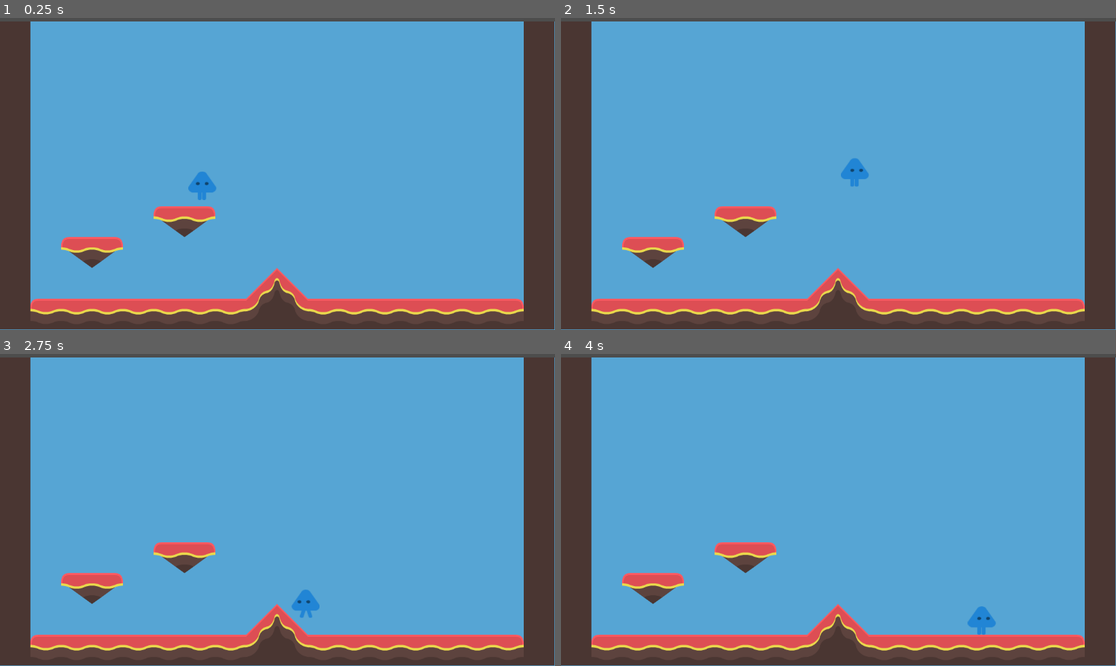
Above: before the commit, frames 1-4 (two rows, left to right).
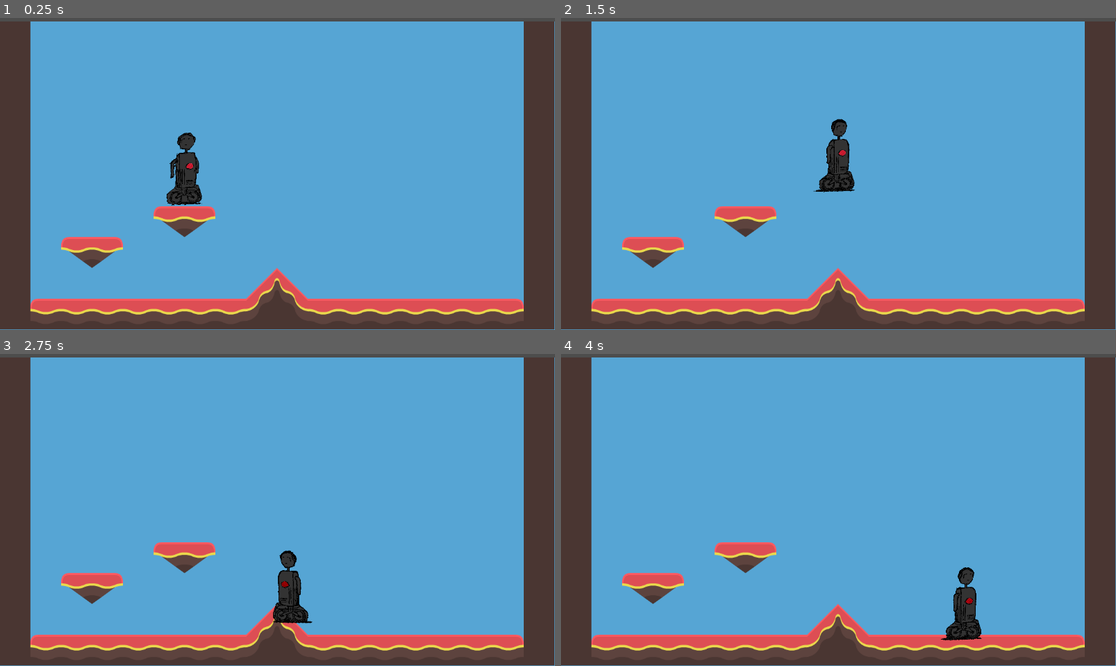
Above: after the commit, the same moments.

Repository: legendarysandbird/3mc-game
Game: Godot game, scene res://scenes/temp_level.tscn
Same seed, same stepped clock (60 frames per second), same inputs: the game is played once before the commit and once after it.
Inputs:
- Up to frame 1 (0.25 s): no input
- Up to frame 2 (1.5 s): tap Enter at 0.5 s; hold D (player_right) from 0.53 s (still down); tap Space (player_jump) at 0.77 s
- Up to frame 3 (2.75 s): tap Space (player_jump) at 1.52 s; release D (player_right) at 2.03 s; hold A (player_left) from 2.03 s (still down)
- Up to frame 4 (4 s): release A (player_left) at 2.78 s; hold D (player_right) from 2.78 s (still down); tap Space (player_jump) at 3.02, 3.77 s

The runs differ from the first frame. In frame 1, 1.1% of the frame differs, in the area x 29-39%, y 36-61%; in frame 2, 1.1%; in frame 3, 1.1%; in frame 4, 1.1%.

Commit message:
idle-LR-animations (#9)
* idle-LR-animations

Added frames for idle and LR movement animations

* hierarchy cleanliness

rearranges asset files for better organization

Diff:
--- a/scenes/player.tscn
+++ b/scenes/player.tscn
@@ -1,38 +1,67 @@
-[gd_scene load_steps=9 format=3 uid="uid://cj03ghl2j3ane"]
+[gd_scene load_steps=17 format=3 uid="uid://cj03ghl2j3ane"]
 
 [ext_resource type="Script" path="res://scripts/player.gd" id="1_au5g1"]
-[ext_resource type="Texture2D" uid="uid://s4uy7e1maepv" path="res://assets/player_temp/playerBlue_stand.png" id="2_need0"]
-[ext_resource type="Texture2D" uid="uid://ce8jv063t0sjd" path="res://assets/player_temp/playerBlue_walk3.png" id="5_vuurp"]
-[ext_resource type="Texture2D" uid="uid://0yb4vvk8ni0w" path="res://assets/player_temp/playerBlue_walk1.png" id="6_iirhg"]
+[ext_resource type="Texture2D" uid="uid://bxh0wbntv122n" path="res://assets/player_temp/idle/01-idle-1024.png" id="2_42ulj"]
+[ext_resource type="Texture2D" uid="uid://b3u0ghefpo3wn" path="res://assets/player_temp/idle/02-idle-1024.png" id="3_xurhf"]
+[ext_resource type="Texture2D" uid="uid://bumcsnto8n21k" path="res://assets/player_temp/idle/03-idle-1024.png" id="4_y631u"]
+[ext_resource type="Texture2D" uid="uid://3cvli0aqt613" path="res://assets/player_temp/idle/04-idle-1024.png" id="5_t6pfu"]
+[ext_resource type="Texture2D" uid="uid://bkkfsp304diqe" path="res://assets/player_temp/idle/05-idle-1024.png" id="6_q58ac"]
 [ext_resource type="Script" path="res://scripts/player_animation.gd" id="6_xqplr"]
-[ext_resource type="Texture2D" uid="uid://cysmv257yrlxo" path="res://assets/player_temp/playerBlue_walk2.png" id="7_2sspd"]
+[ext_resource type="Texture2D" uid="uid://c5i2q0vgavhyc" path="res://assets/player_temp/idle/06-idle-1024.png" id="7_lrxu8"]
+[ext_resource type="Texture2D" uid="uid://d31vurkgui1kb" path="res://assets/player_temp/walk/01-H34R1L355-character-LR-1024px.png" id="8_7ejap"]
+[ext_resource type="Texture2D" uid="uid://bv8tyxol2vde1" path="res://assets/player_temp/walk/02-H34R1L355-character-LR-1024px.png" id="9_cnupl"]
+[ext_resource type="Texture2D" uid="uid://dik6ocyepiqwy" path="res://assets/player_temp/walk/03-H34R1L355-character-LR-1024px.png" id="10_h7dbx"]
+[ext_resource type="Texture2D" uid="uid://cv7447t4rdl0o" path="res://assets/player_temp/walk/04-H34R1L355-character-LR-1024px.png" id="11_a1f0y"]
+[ext_resource type="Texture2D" uid="uid://dfx3u064ge7xg" path="res://assets/player_temp/walk/05-H34R1L355-character-LR-1024px.png" id="12_xyhw3"]
+[ext_resource type="Texture2D" uid="uid://76huyjy2jd2w" path="res://assets/player_temp/walk/06-H34R1L355-character-LR-1024px.png" id="13_ixrbu"]
 
 [sub_resource type="SpriteFrames" id="SpriteFrames_tc6bn"]
 animations = [{
 "frames": [{
 "duration": 1.0,
-"texture": ExtResource("2_need0")
+"texture": ExtResource("2_42ulj")
+}, {
+"duration": 1.0,
+"texture": ExtResource("3_xurhf")
+}, {
+"duration": 1.0,
+"texture": ExtResource("4_y631u")
+}, {
+"duration": 1.0,
+"texture": ExtResource("5_t6pfu")
+}, {
+"duration": 1.0,
+"texture": ExtResource("6_q58ac")
+}, {
+"duration": 1.0,
+"texture": ExtResource("7_lrxu8")
 }],
 "loop": true,
 "name": &"still",
-"speed": 5.0
+"speed": 15.0
 }, {
 "frames": [{
 "duration": 1.0,
-"texture": ExtResource("6_iirhg")
+"texture": ExtResource("8_7ejap")
 }, {
 "duration": 1.0,
-"texture": ExtResource("7_2sspd")
+"texture": ExtResource("9_cnupl")
 }, {
 "duration": 1.0,
-"texture": ExtResource("5_vuurp")
+"texture": ExtResource("10_h7dbx")
 }, {
 "duration": 1.0,
-"texture": ExtResource("7_2sspd")
+"texture": ExtResource("11_a1f0y")
+}, {
+"duration": 1.0,
+"texture": ExtResource("12_xyhw3")
+}, {
+"duration": 1.0,
+"texture": ExtResource("13_ixrbu")
 }],
 "loop": true,
 "name": &"walk",
-"speed": 5.0
+"speed": 20.0
 }]
 
 [sub_resource type="RectangleShape2D" id="RectangleShape2D_s5rp3"]
@@ -44,10 +73,10 @@
 metadata/_edit_group_ = true
 
 [node name="AnimatedSprite2D" type="AnimatedSprite2D" parent="." node_paths=PackedStringArray("player")]
-position = Vector2(34.5, 34.5)
-scale = Vector2(1.31111, 1.09259)
+scale = Vector2(0.15, 0.15)
 sprite_frames = SubResource("SpriteFrames_tc6bn")
-animation = &"walk"
+animation = &"still"
+frame_progress = 0.967021
 script = ExtResource("6_xqplr")
 player = NodePath("..")
 
Binary file added: assets/player_temp/idle/01-idle-1024.png
Not shown, added: assets/player_temp/idle/01-idle-1024.png.import
Binary file added: assets/player_temp/idle/02-idle-1024.png
Not shown, added: assets/player_temp/idle/02-idle-1024.png.import
Binary file added: assets/player_temp/idle/03-idle-1024.png
Not shown, added: assets/player_temp/idle/03-idle-1024.png.import
Binary file added: assets/player_temp/idle/04-idle-1024.png
Not shown, added: assets/player_temp/idle/04-idle-1024.png.import
Binary file added: assets/player_temp/idle/05-idle-1024.png
Not shown, added: assets/player_temp/idle/05-idle-1024.png.import
Binary file added: assets/player_temp/idle/06-idle-1024.png
Not shown, added: assets/player_temp/idle/06-idle-1024.png.import
(and 12 more such lines)
